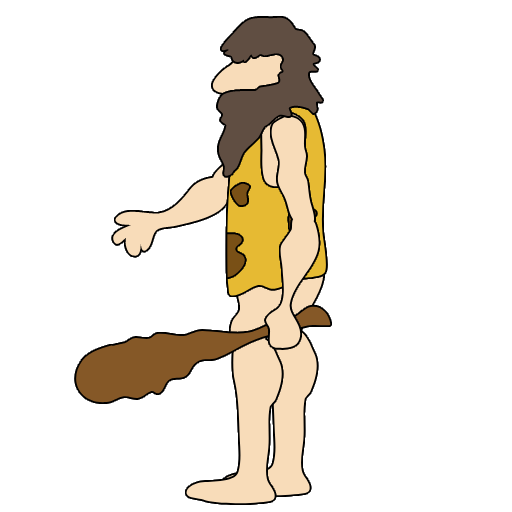
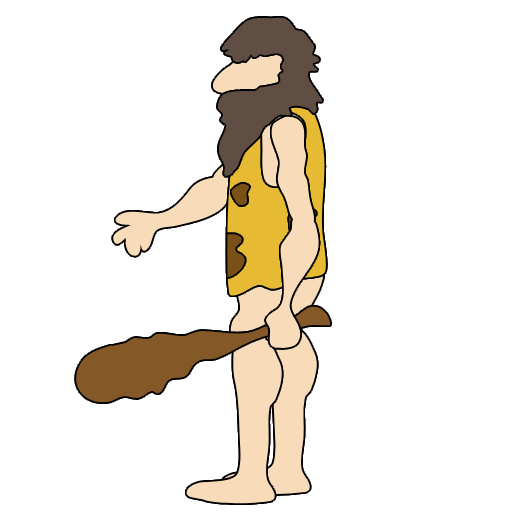
Revision of a layered 512x512 image; what changed, layer by layer:
removed layer "Head" over [283, 115, 291, 118]
removed group "Front Arm" (2 layers) over [227, 115, 325, 404]
removed layer "Katman 3" from group "Front Arm" over [227, 218, 325, 404]
removed layer "Katman 4" from group "Front Arm" over [283, 115, 316, 222]
added layer "Front Arm" above "Head" over [227, 115, 325, 404]
renamed "leg" to "Head", moved it out of group "Front Leg", painted on it over [227, 115, 324, 347]
removed layer "foot" (1st of 2, in "Front Leg") from group "Front Leg" over [221, 338, 284, 497]
removed group "Back Leg" (2 layers) over [221, 263, 325, 497]
removed layer "leg" (2nd of 2, in "Back Leg") from group "Back Leg" over [267, 275, 325, 339]
painted on "Body" over [227, 232, 247, 279]
removed group "Back Arm" (2 layers) over [227, 115, 292, 258]
removed layer "Katman 2" from group "Back Arm" over [283, 115, 291, 118]
removed group "Front Leg" (2 layers) over [221, 271, 290, 497]
added layer "Front Leg" above "Back Leg" over [221, 271, 290, 497]
renamed "foot" to "Back Leg", moved it out of group "Back Leg", painted on it over [221, 262, 325, 497]
added layer "Back Arm" over [227, 115, 292, 258]
